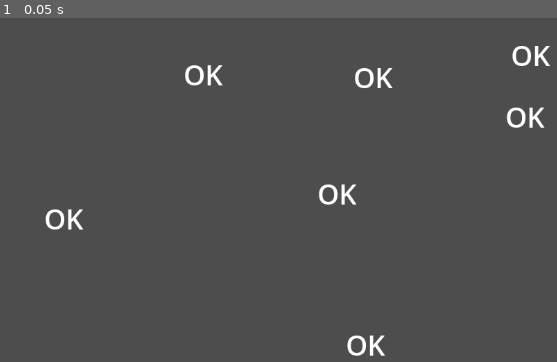
Above: before the commit, frame 1.
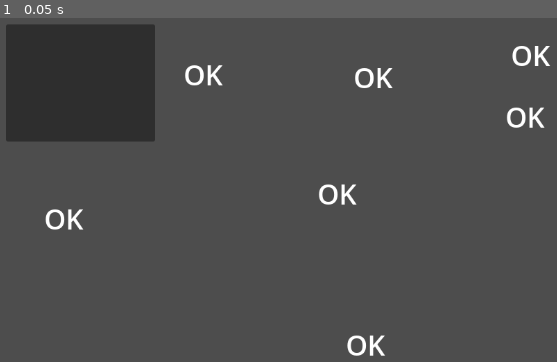
Above: after the commit, the same moment.

Repository: dao1701/base-game-godot
Game: Godot game, scene res://loader.tscn
Two runs of this game, one before a commit and one after it. Both use one fixed random seed, a clock stepped at 60 frames per second and the inputs below.
Inputs:
- Up to frame 1 (0.05 s): no input

The runs differ from the first frame. In frame 1, 9.0% of the frame differs, in the area x 1-28%, y 2-36%.
Error in both runs: Invalid call. Nonexistent function 'split' in base 'Nil'. (res://loader.tscn::GDScript_tjhs5:62)

Commit message:
panel

Diff:
--- a/src/main.tscn
+++ b/src/main.tscn
@@ -123,3 +123,9 @@
 label_settings = SubResource("LabelSettings_0ga73")
 horizontal_alignment = 1
 vertical_alignment = 1
+
+[node name="Panel" type="Panel" parent="."]
+offset_left = 98.0
+offset_top = 80.0
+offset_right = 313.0
+offset_bottom = 249.0
Not shown, changed: patch.pck
